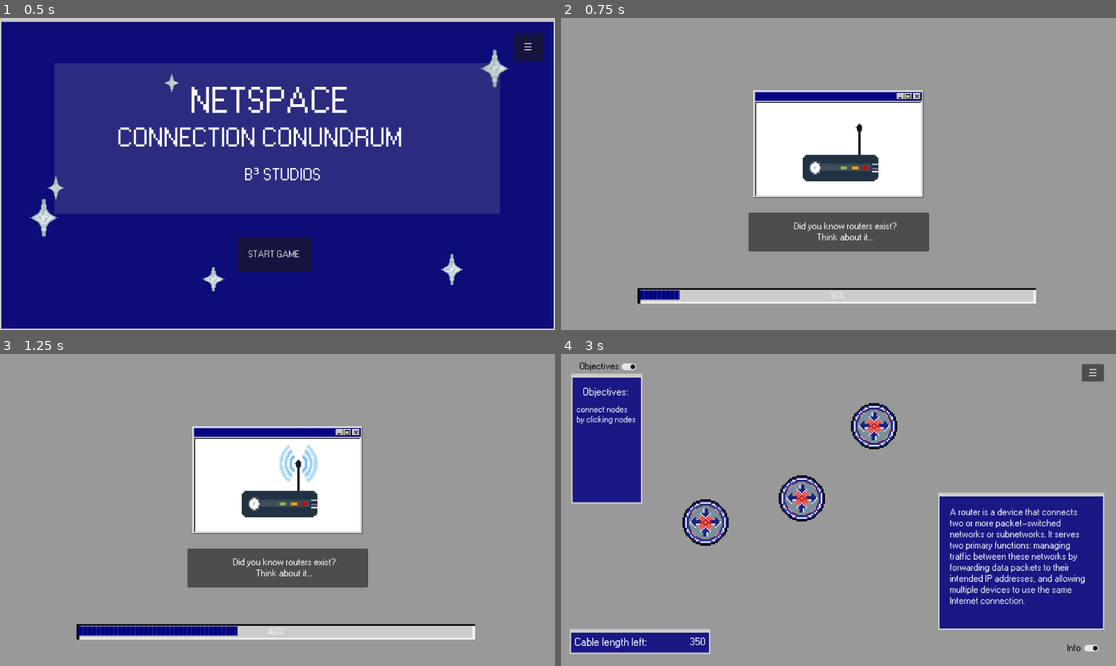
Above: before the commit, frames 1-4 (two rows, left to right).
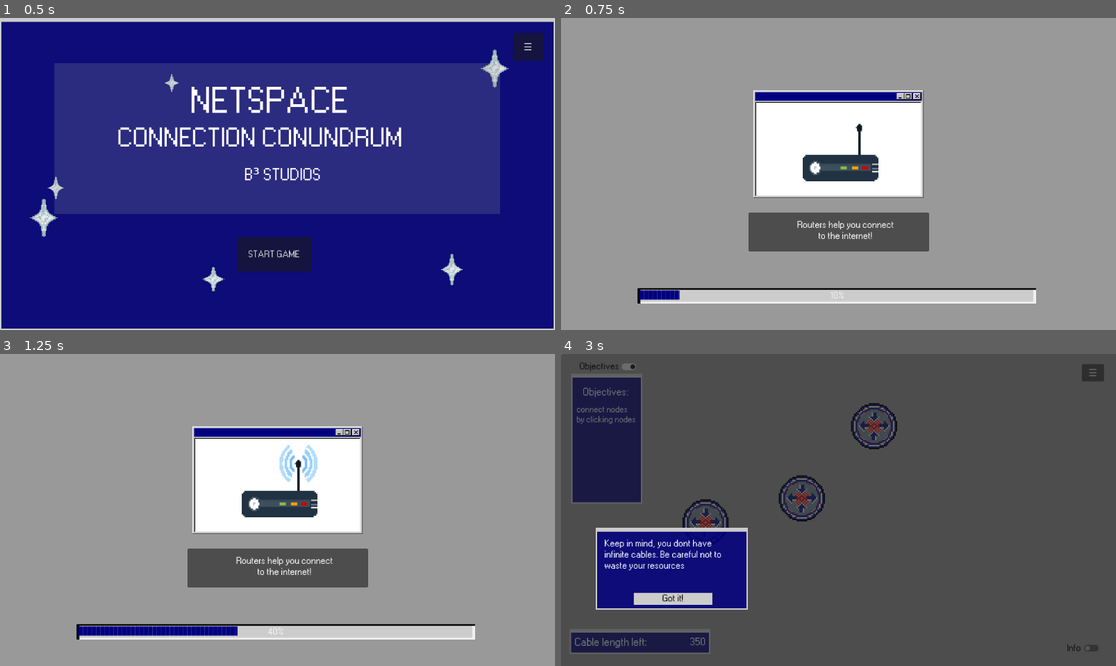
Above: after the commit, the same moments.

Repository: BcubeStudios/Netspace-Game
Game: Godot game, scene res://scenes/opening.tscn
Same seed, same stepped clock (60 frames per second), same inputs: the game is played once before the commit and once after it.
Inputs (mouse positions are in pixels of both pictures, inside the frame that each line leads up to):
- Up to frame 1 (0.5 s): no input
- Up to frame 2 (0.75 s): click "START GAME" at 0.5 s
- Up to frame 3 (1.25 s): no input
- Up to frame 4 (3 s): move the mouse to (810, 572) at 1.27 s; click (810, 572) at 1.42 s; tap Enter at 2 s; move the mouse to (1005, 556) at 2.02 s; click (1005, 556) at 2.17 s; click (710, 444) at 2.75 s, where only the run after the commit has a clickable "Continue"

Frame 1 is identical in both runs. In frame 2, 0.4% of the frame differs, in the area x 41-61%, y 65-72%; in frame 3, 0.4%; in frame 4, 100%, in the area x 0-100%, y 0-100%.

Commit message:
updated tutoriel

Diff:
--- a/GodotWorkspace/scenes/demo_level.tscn
+++ b/GodotWorkspace/scenes/demo_level.tscn
@@ -1,10 +1,11 @@
-[gd_scene load_steps=8 format=3 uid="uid://ddhmuwam3lrrg"]
+[gd_scene load_steps=9 format=3 uid="uid://ddhmuwam3lrrg"]
 
 [ext_resource type="Script" path="res://scripts/demo_level.gd" id="1_j08t0"]
 [ext_resource type="PackedScene" uid="uid://c6fth4mtmu8c0" path="res://scenes/settings_menu.tscn" id="2_1ps50"]
 [ext_resource type="PackedScene" uid="uid://ctx4wos4jkx7e" path="res://scenes/director.tscn" id="2_pm2eq"]
 [ext_resource type="Theme" uid="uid://dupann3qkyje3" path="res://themes/pixel_98.tres" id="2_rkssa"]
 [ext_resource type="AudioStream" uid="uid://bar8iv8kegwxm" path="res://music/Free Game Soundtrack by chiphead64 - (hurry up).ogg" id="3_ruto6"]
+[ext_resource type="PackedScene" uid="uid://yyjcuekla8dc" path="res://scenes/explanation.tscn" id="6_kbtp5"]
 
 [sub_resource type="StyleBoxFlat" id="StyleBoxFlat_yw0v8"]
 
@@ -95,6 +96,7 @@
 offset_bottom = 1.0
 
 [node name="infoPanel" type="Panel" parent="HUD"]
+visible = false
 layout_mode = 0
 offset_left = 783.0
 offset_top = 288.0
@@ -126,7 +128,6 @@
 theme_override_colors/font_disabled_color = Color(0, 0, 0, 1)
 theme_override_colors/font_outline_color = Color(0, 0, 0, 1)
 theme_override_font_sizes/font_size = 20
-button_pressed = true
 text = "Info"
 
 [node name="objectivesToggle" type="CheckButton" parent="HUD"]
@@ -176,6 +177,8 @@
 by clicking nodes
 "
 
+[node name="explanation" parent="." instance=ExtResource("6_kbtp5")]
+
 [connection signal="pressed" from="HUD/settingButton" to="." method="_on_setting_button_pressed"]
 [connection signal="toggled" from="HUD/infoToggle" to="." method="_on_info_toggle_toggled"]
 [connection signal="toggled" from="HUD/objectivesToggle" to="." method="_on_objectives_toggle_toggled"]
--- /dev/null
+++ b/GodotWorkspace/scenes/explanation.tscn
@@ -0,0 +1,177 @@
+[gd_scene load_steps=5 format=3 uid="uid://yyjcuekla8dc"]
+
+[ext_resource type="Script" path="res://scripts/explanation.gd" id="1_04cib"]
+[ext_resource type="Theme" uid="uid://dupann3qkyje3" path="res://themes/pixel_98.tres" id="1_6k1dr"]
+
+[sub_resource type="StyleBoxFlat" id="StyleBoxFlat_r4dmv"]
+bg_color = Color(0.8, 0.8, 0.8, 1)
+
+[sub_resource type="StyleBoxFlat" id="StyleBoxFlat_xae8e"]
+
+[node name="explanation" type="Node2D"]
+script = ExtResource("1_04cib")
+
+[node name="BGPanel" type="Panel" parent="."]
+offset_right = 1154.0
+offset_bottom = 650.0
+
+[node name="Panel1" type="Panel" parent="BGPanel"]
+layout_mode = 0
+offset_left = 225.0
+offset_top = 40.0
+offset_right = 541.0
+offset_bottom = 210.0
+theme = ExtResource("1_6k1dr")
+
+[node name="Label1" type="Label" parent="BGPanel/Panel1"]
+layout_mode = 0
+offset_left = 18.0
+offset_top = 23.0
+offset_right = 298.0
+offset_bottom = 124.0
+text = "Read the objectives here...
+Then try and complete them
+
+You can always hide the panel"
+autowrap_mode = 2
+
+[node name="continueButton1" type="Button" parent="BGPanel/Panel1"]
+offset_left = 17.0
+offset_top = 134.0
+offset_right = 145.0
+offset_bottom = 159.0
+theme_override_colors/font_color = Color(0, 0, 0, 1)
+theme_override_colors/font_pressed_color = Color(0, 0, 0, 1)
+theme_override_colors/font_hover_color = Color(0, 0, 0, 1)
+theme_override_colors/font_focus_color = Color(0, 0, 0, 1)
+theme_override_colors/font_hover_pressed_color = Color(0, 0, 0, 1)
+theme_override_colors/font_disabled_color = Color(0, 0, 0, 1)
+theme_override_colors/font_outline_color = Color(0, 0, 0, 1)
+theme_override_styles/normal = SubResource("StyleBoxFlat_r4dmv")
+theme_override_styles/hover = SubResource("StyleBoxFlat_xae8e")
+theme_override_styles/pressed = SubResource("StyleBoxFlat_xae8e")
+text = "Continue"
+
+[node name="skipButton" type="Button" parent="BGPanel/Panel1"]
+offset_left = 169.0
+offset_top = 134.0
+offset_right = 297.0
+offset_bottom = 159.0
+theme_override_colors/font_color = Color(0, 0, 0, 1)
+theme_override_colors/font_pressed_color = Color(0, 0, 0, 1)
+theme_override_colors/font_hover_color = Color(0, 0, 0, 1)
+theme_override_colors/font_focus_color = Color(0, 0, 0, 1)
+theme_override_colors/font_hover_pressed_color = Color(0, 0, 0, 1)
+theme_override_colors/font_disabled_color = Color(0, 0, 0, 1)
+theme_override_colors/font_outline_color = Color(0, 0, 0, 1)
+theme_override_styles/normal = SubResource("StyleBoxFlat_r4dmv")
+theme_override_styles/hover = SubResource("StyleBoxFlat_xae8e")
+theme_override_styles/pressed = SubResource("StyleBoxFlat_xae8e")
+text = "Skip Tutorial"
+
+[node name="Panel2" type="Panel" parent="BGPanel"]
+offset_left = 72.0
+offset_top = 361.0
+offset_right = 388.0
+offset_bottom = 531.0
+theme = ExtResource("1_6k1dr")
+
+[node name="continueButton2" type="Button" parent="BGPanel/Panel2"]
+offset_left = 79.0
+offset_top = 135.0
+offset_right = 242.0
+offset_bottom = 160.0
+theme_override_colors/font_color = Color(0, 0, 0, 1)
+theme_override_colors/font_pressed_color = Color(0, 0, 0, 1)
+theme_override_colors/font_hover_color = Color(0, 0, 0, 1)
+theme_override_colors/font_focus_color = Color(0, 0, 0, 1)
+theme_override_colors/font_hover_pressed_color = Color(0, 0, 0, 1)
+theme_override_colors/font_disabled_color = Color(0, 0, 0, 1)
+theme_override_colors/font_outline_color = Color(0, 0, 0, 1)
+theme_override_styles/normal = SubResource("StyleBoxFlat_r4dmv")
+theme_override_styles/hover = SubResource("StyleBoxFlat_xae8e")
+theme_override_styles/pressed = SubResource("StyleBoxFlat_xae8e")
+text = "Got it!"
+
+[node name="Label2" type="Label" parent="BGPanel/Panel2"]
+layout_mode = 0
+offset_left = 18.0
+offset_top = 23.0
+offset_right = 298.0
+offset_bottom = 124.0
+text = "Keep in mind, you dont have infinite cables. Be careful not to waste your resources"
+autowrap_mode = 2
+
+[node name="Panel3" type="Panel" parent="BGPanel"]
+visible = false
+offset_left = 436.0
+offset_top = 162.0
+offset_right = 752.0
+offset_bottom = 332.0
+theme = ExtResource("1_6k1dr")
+
+[node name="continueButton3" type="Button" parent="BGPanel/Panel3"]
+offset_left = 79.0
+offset_top = 135.0
+offset_right = 242.0
+offset_bottom = 160.0
+theme_override_colors/font_color = Color(0, 0, 0, 1)
+theme_override_colors/font_pressed_color = Color(0, 0, 0, 1)
+theme_override_colors/font_hover_color = Color(0, 0, 0, 1)
+theme_override_colors/font_focus_color = Color(0, 0, 0, 1)
+theme_override_colors/font_hover_pressed_color = Color(0, 0, 0, 1)
+theme_override_colors/font_disabled_color = Color(0, 0, 0, 1)
+theme_override_colors/font_outline_color = Color(0, 0, 0, 1)
+theme_override_styles/normal = SubResource("StyleBoxFlat_r4dmv")
+theme_override_styles/hover = SubResource("StyleBoxFlat_xae8e")
+theme_override_styles/pressed = SubResource("StyleBoxFlat_xae8e")
+text = "Got it!"
+
+[node name="Label3" type="Label" parent="BGPanel/Panel3"]
+layout_mode = 0
+offset_left = 18.0
+offset_top = 23.0
+offset_right = 298.0
+offset_bottom = 124.0
+text = "Cables also cannot go past a certain length. Routers should connect with closer routers"
+autowrap_mode = 2
+
+[node name="Panel4" type="Panel" parent="BGPanel"]
+visible = false
+offset_left = 790.0
+offset_top = 388.0
+offset_right = 1106.0
+offset_bottom = 558.0
+theme = ExtResource("1_6k1dr")
+
+[node name="continueButton4" type="Button" parent="BGPanel/Panel4"]
+offset_left = 79.0
+offset_top = 135.0
+offset_right = 242.0
+offset_bottom = 160.0
+theme_override_colors/font_color = Color(0, 0, 0, 1)
+theme_override_colors/font_pressed_color = Color(0, 0, 0, 1)
+theme_override_colors/font_hover_color = Color(0, 0, 0, 1)
+theme_override_colors/font_focus_color = Color(0, 0, 0, 1)
+theme_override_colors/font_hover_pressed_color = Color(0, 0, 0, 1)
+theme_override_colors/font_disabled_color = Color(0, 0, 0, 1)
+theme_override_colors/font_outline_color = Color(0, 0, 0, 1)
+theme_override_styles/normal = SubResource("StyleBoxFlat_r4dmv")
+theme_override_styles/hover = SubResource("StyleBoxFlat_xae8e")
+theme_override_styles/pressed = SubResource("StyleBoxFlat_xae8e")
+text = "I'm ready!"
+
+[node name="Label4" type="Label" parent="BGPanel/Panel4"]
+layout_mode = 0
+offset_left = 18.0
+offset_top = 23.0
+offset_right = 298.0
+offset_bottom = 124.0
+text = "A more in-depth look of Routers and how they work can be found here!"
+autowrap_mode = 2
+
+[connection signal="pressed" from="BGPanel/Panel1/continueButton1" to="." method="_on_continue_button_1_pressed"]
+[connection signal="pressed" from="BGPanel/Panel1/skipButton" to="." method="_on_skip_button_pressed"]
+[connection signal="pressed" from="BGPanel/Panel2/continueButton2" to="." method="_on_continue_button_2_pressed"]
+[connection signal="pressed" from="BGPanel/Panel3/continueButton3" to="." method="_on_continue_button_3_pressed"]
+[connection signal="pressed" from="BGPanel/Panel4/continueButton4" to="." method="_on_continue_button_4_pressed"]
--- a/GodotWorkspace/scenes/loading_screen.tscn
+++ b/GodotWorkspace/scenes/loading_screen.tscn
@@ -55,17 +55,22 @@
 offset_bottom = 485.0
 
 [node name="Label" type="Label" parent="Panel"]
-layout_mode = 0
+layout_mode = 1
+anchors_preset = 15
+anchor_right = 1.0
+anchor_bottom = 1.0
 offset_left = 94.0
 offset_top = 16.0
-offset_right = 309.0
-offset_bottom = 65.0
+offset_right = -66.0
+offset_bottom = -22.0
+grow_horizontal = 2
+grow_vertical = 2
 theme = ExtResource("3_mqag2")
 theme_override_font_sizes/font_size = 20
-text = "Did you know routers exist?
-Think about it..."
+text = "Routers help you connect to the internet!"
 horizontal_alignment = 1
 vertical_alignment = 1
+autowrap_mode = 2
 
 [node name="ProgressBar" type="ProgressBar" parent="."]
 offset_left = 159.0
--- /dev/null
+++ b/GodotWorkspace/scripts/explanation.gd
@@ -0,0 +1,27 @@
+extends Node2D
+
+# Called when the node enters the scene tree for the first time.
+func _ready():
+	$BGPanel/Panel1.show()
+	$BGPanel/Panel2.hide()
+	$BGPanel/Panel3.hide()
+	$BGPanel/Panel4.hide()
+	pass # Replace with function body.
+
+func _on_skip_button_pressed():
+	$".".hide()
+
+func _on_continue_button_1_pressed():
+	$BGPanel/Panel2.show()
+	$BGPanel/Panel1.hide()
+
+func _on_continue_button_2_pressed():
+	$BGPanel/Panel3.show()
+	$BGPanel/Panel2.hide()
+
+func _on_continue_button_3_pressed():
+	$BGPanel/Panel4.show()
+	$BGPanel/Panel3.hide()
+
+func _on_continue_button_4_pressed():
+	$".".hide()
